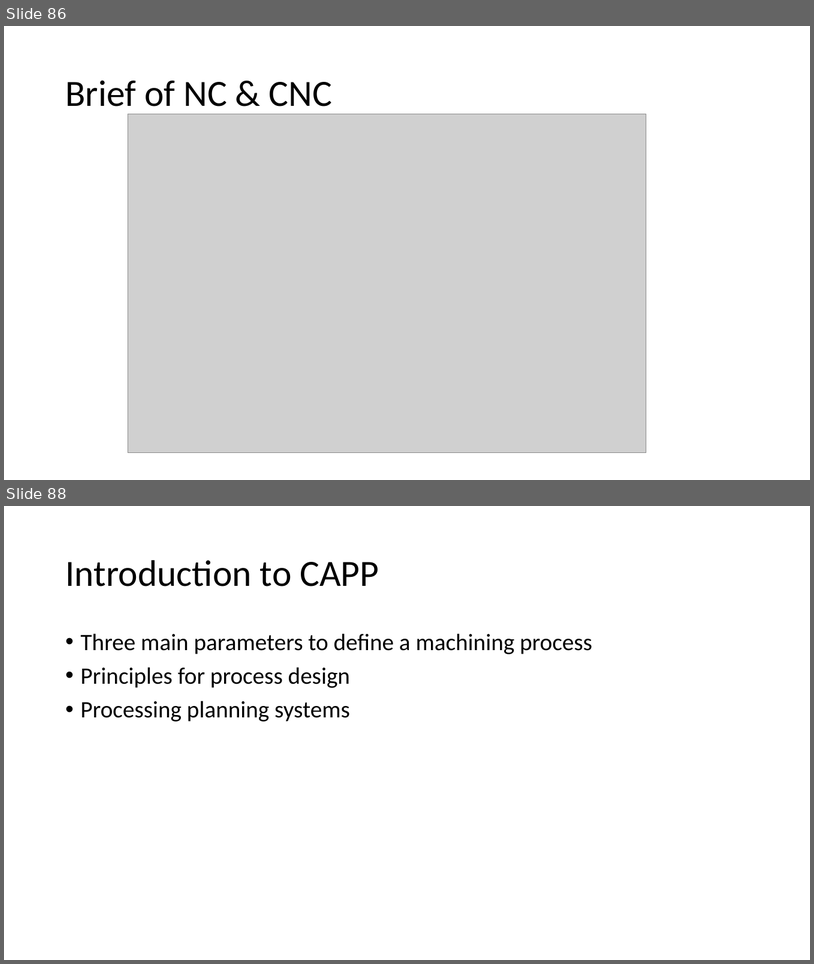
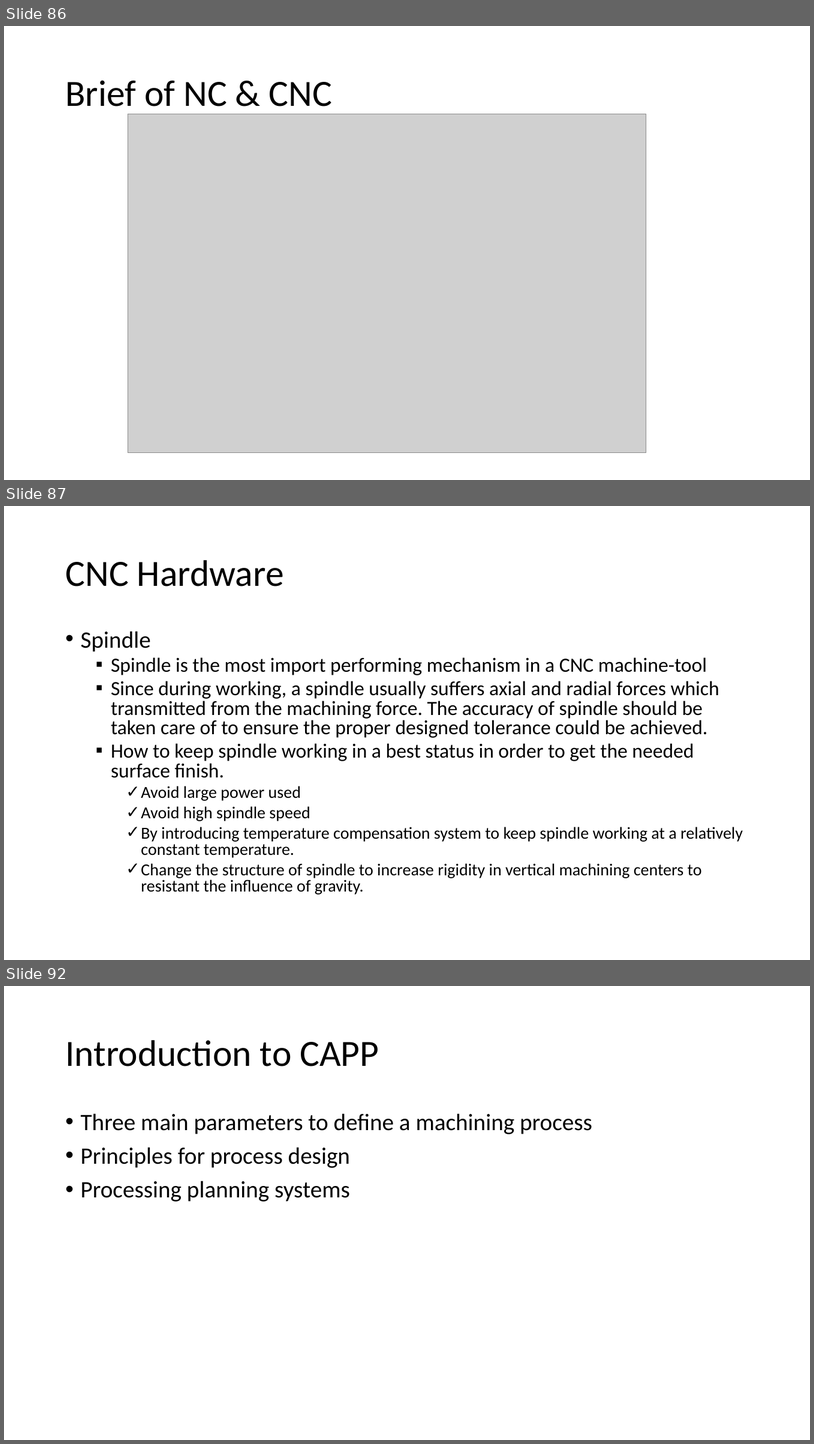
Before and after one commit to Jinny-Ching/cad_cam_course, a slide deck: CAD_CAM.pptx. Shown one above the other, each under a label of ours: slides 86 and 88 before the commit, slides 86, 87 and 92 after it; the slides between them are not shown. The pictures are 814x964 and 814x1444 pixels, drawn with LibreOffice and Linux fonts; fonts in the diff are those of the drawing; grey boxes stand for pictures. Boxes give left, top, right and bottom in pixels: in the first picture for what was removed or moved away, otherwise in the second. Text is boxed around its words. In the diff, an @@ line names an element or a change of style, - is before the commit and + after.

Commit message:
cnc-spindle

```diff
--- a/CAD_CAM.pptx
+++ b/CAD_CAM.pptx
@@ slide 87 added at [4, 506, 810, 960], background #FFFFFF @@
@@ title added at [65, 560, 284, 586], 44 pt, text #000000 @@
+CNC Hardware
@@ text added at [81, 631, 743, 894], 24 pt, text #000000 @@
+• Spindle
+  ▪ Spindle is the most import performing mechanism in a CNC machine-tool
+  ▪ Since during working, a spindle usually suffers axial and radial forces which transmitted from the machining force. The accuracy of spindle should be taken care of to ensure the proper designed tolerance could be achieved.
+  ▪ How to keep spindle working in a best status in order to get the needed surface finish.
+    ✓ Avoid large power used
+    ✓ Avoid high spindle speed
+    ✓ By introducing temperature compensation system to keep spindle working at a relatively constant temperature.
+    ✓ Change the structure of spindle to increase rigidity in vertical machining centers to resistant the influence of gravity.
@@ what was slide 88 is now slide 92 @@
```
Also in this commit, not shown: 1 slide changed, 3 other slides added.
